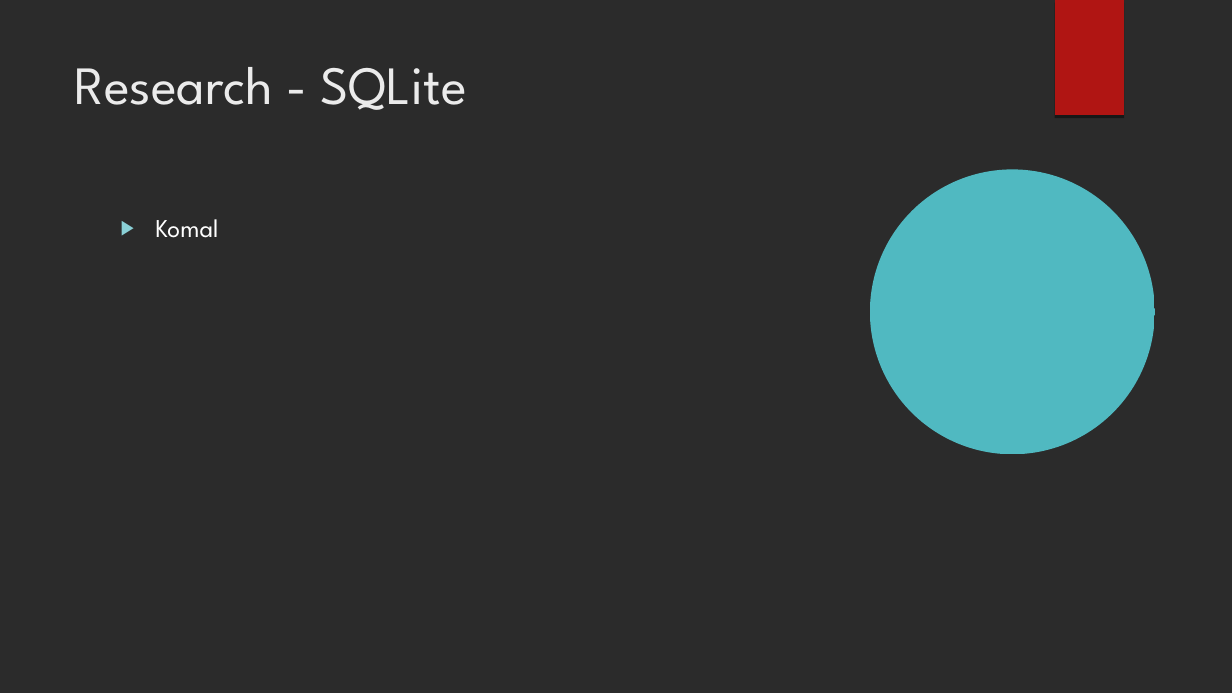
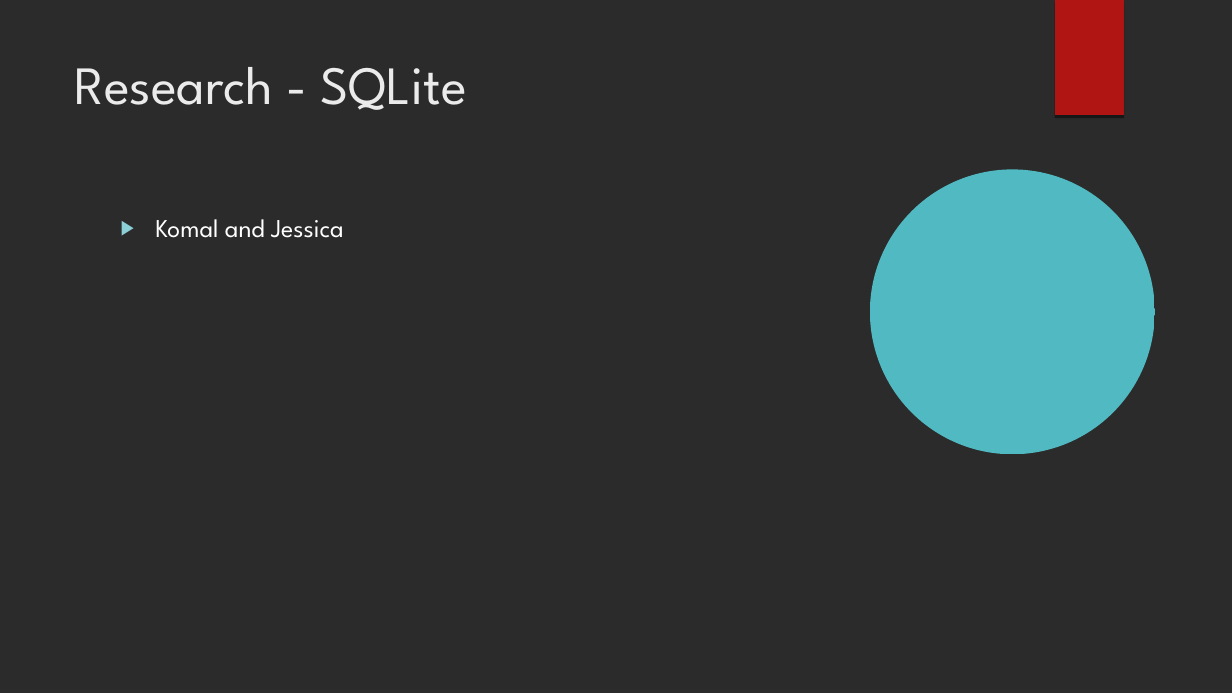
Before and after one commit to BenB33/ProfessionalismTeam2, a slide deck: slide 11 of PIM – Phase 1.odp. Drawn at 1232x693 pixels with LibreOffice and Linux fonts; fonts in the diff are those of the drawing; background and template pictures are left out; a plain dark background stands for a picture behind light text. Boxes give left, top, right and bottom in pixels: in the first picture for what was removed or moved away, otherwise in the second. Text is boxed around its words. In the diff, an @@ line names an element or a change of style, - is before the commit and + after.

```diff
--- a/PIM – Phase 1.odp
+++ b/PIM – Phase 1.odp
@@ text at (155, 219, 344, 238): text changed @@
-▶ Komal
+▶ Komal and Jessica
```
Also in this commit, not shown: 2 other slides changed.
